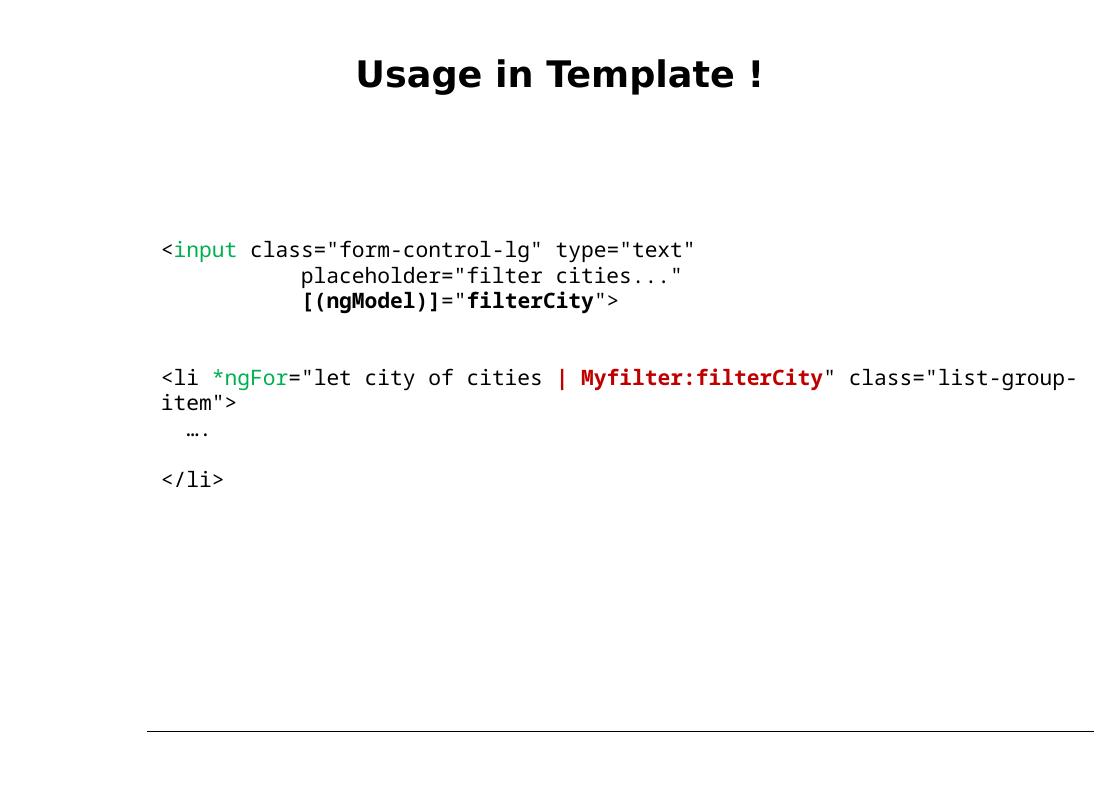
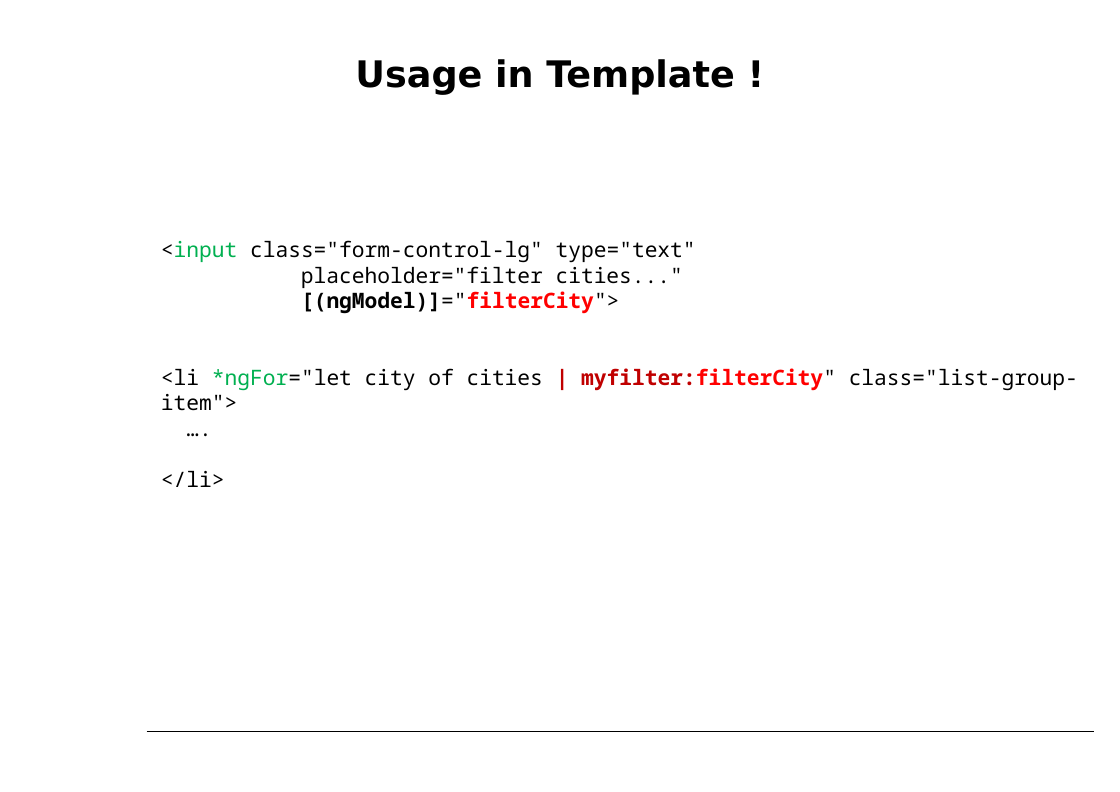
Before and after one commit to petereijgermans11/workshop-angular13, a slide deck: slide 34 of PPT/05- Angular Routing.pptx. Drawn at 1120x792 pixels with LibreOffice and Linux fonts; fonts in the diff are those of the drawing. Boxes give left, top, right and bottom in pixels: in the first picture for what was removed or moved away, otherwise in the second. Text is boxed around its words. In the diff, an @@ line names an element or a change of style, - is before the commit and + after.

```diff
--- a/PPT/05- Angular Routing.pptx
+++ b/PPT/05- Angular Routing.pptx
@@ text at bbox=[301, 291, 619, 314]: text colour #000000 to #FF0000 in "[(ngModel)]="filterCity">" @@
@@ text at bbox=[161, 368, 1078, 411]: text changed @@
-<li *ngFor="let city of cities | Myfilter:filterCity" class="list-group-item">
+<li *ngFor="let city of cities | myfilter:filterCity" class="list-group-item">
```
Also in this commit, not shown: 2 other slides changed.
